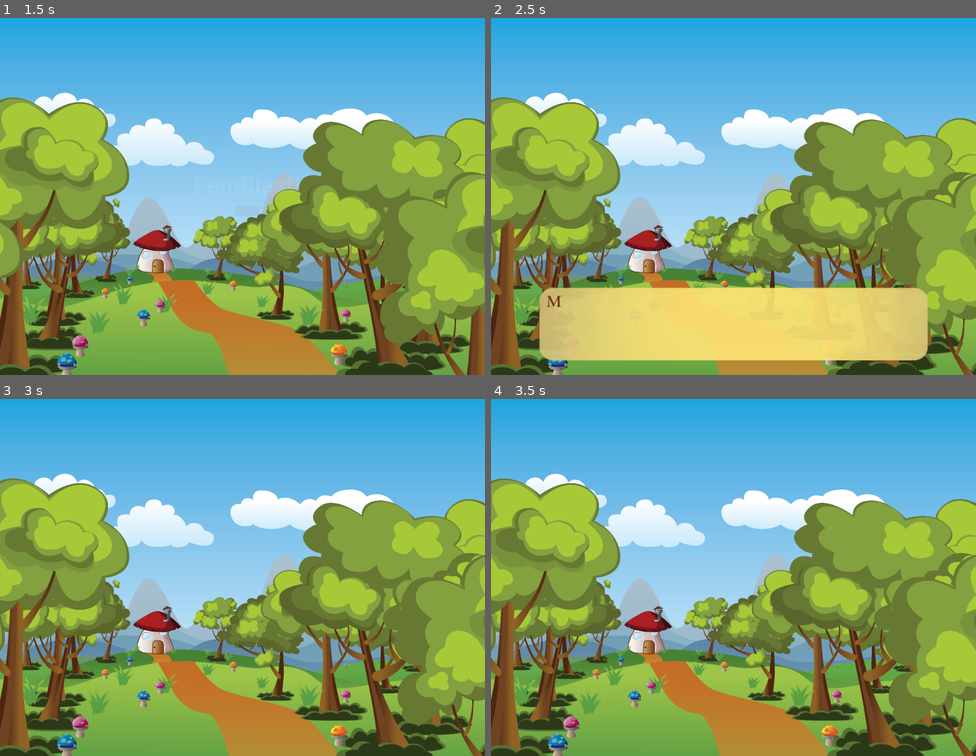
Above: before the commit, frames 1-4 (two rows, left to right).
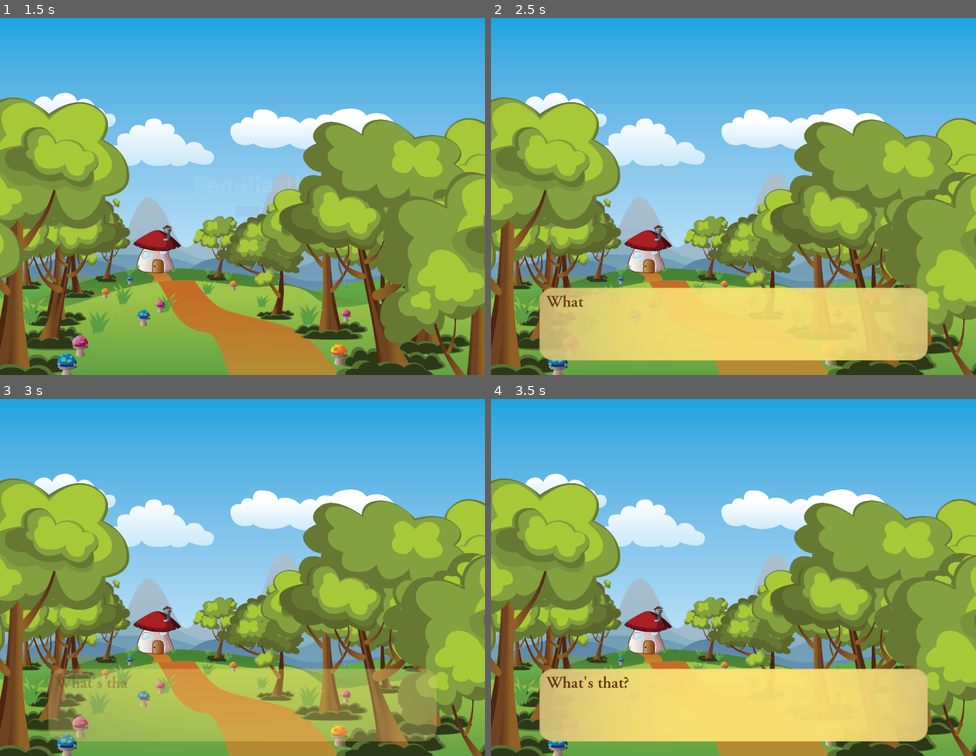
Above: after the commit, the same moments.

Repository: kleimaj/gaming-club-dev
Game: Godot game, scene res://Scenes/Cutscene/Intro.tscn
Two runs of this game, one before a commit and one after it. Both use one fixed random seed, a clock stepped at 60 frames per second and the inputs below. This scene is started directly instead of the project's main scene.
Inputs (mouse positions are in pixels of both pictures, inside the frame that each line leads up to):
- Up to frame 1 (1.5 s): click "START" at 0.5 s; click "START" at 1.25 s
- Up to frame 2 (2.5 s): tap Enter (ui_accept) at 2, 2.1, 2.27 s; move the mouse to (840, 178) at 2.02 s; hold D (forward) from 2.03 s (still down); click (840, 178) at 2.17 s
- Up to frame 3 (3 s): tap Enter (ui_accept) at 2.57 s; move the mouse to (145, 595) at 2.77 s; release D (forward) at 2.78 s; hold A (back) from 2.78 s (still down); tap Mouse wheel up (ZoomIn) at 2.85 s
- Up to frame 4 (3.5 s): keep holding A (back); tap Enter (ui_accept) at 3.02, 3.05, 3.32 s

Frame 1 is identical in both runs. In frame 2, 0.1% of the frame differs, in the area x 11-20%, y 77-81%; in frame 3, 16%; in frame 4, 16%, in the area x 9-91%, y 75-96%.

Commit message:
adds finished signal to dialogue box

Diff:
--- a/Scenes/Cutscene/Intro.gd
+++ b/Scenes/Cutscene/Intro.gd
@@ -9,6 +9,9 @@
 		'name': 'Player',
 		'content': 'What\'s that?',
 	},
+]
+
+var second_dialogue = [
 	{
 		'name': 'Cat',
 		'content': 'Meow!',
@@ -18,9 +21,11 @@
 func _on_Button_pressed():
 	$AnimationPlayer.play("FadeOutCanvas")
 
+func dialog_finished():
+	print("Finished")
 
 func _on_AnimationPlayer_animation_finished(anim_name):
-	print(anim_name)
 	if anim_name == "FadeOutCanvas":
+		$CanvasLayer/DialogueBox.connect("finished", self, "dialog_finished")
 		$CanvasLayer/DialogueBox.assign_dictionary(dialog_dics)
 		$CanvasLayer/DialogueBox.fade_in()
--- a/Scenes/Cutscene/Intro.tscn
+++ b/Scenes/Cutscene/Intro.tscn
@@ -43,6 +43,21 @@
 "transitions": PoolRealArray( 1, 1 ),
 "update": 0,
 "values": [ Color( 1, 1, 1, 0 ), Color( 1, 1, 1, 1 ) ]
+}
+
+[sub_resource type="Animation" id=7]
+resource_name = "fade-out"
+tracks/0/type = "value"
+tracks/0/path = NodePath(".:modulate")
+tracks/0/interp = 1
+tracks/0/loop_wrap = true
+tracks/0/imported = false
+tracks/0/enabled = true
+tracks/0/keys = {
+"times": PoolRealArray( 0.1, 1 ),
+"transitions": PoolRealArray( 1, 1 ),
+"update": 0,
+"values": [ Color( 1, 1, 1, 1 ), Color( 1, 1, 1, 0 ) ]
 }
 
 [sub_resource type="DynamicFont" id=4]
@@ -228,7 +243,7 @@
 }
 
 [node name="Indicator" type="Sprite" parent="CanvasLayer/DialogueBox"]
-position = Vector2( 755.986, 109.111 )
+position = Vector2( 755.986, 115.651 )
 scale = Vector2( 0.16, 0.16 )
 texture = ExtResource( 8 )
 
@@ -252,6 +267,7 @@
 
 [node name="AnimationPlayer" type="AnimationPlayer" parent="CanvasLayer/DialogueBox"]
 anims/fade-in = SubResource( 3 )
+anims/fade-out = SubResource( 7 )
 
 [node name="CenterContainer" type="VBoxContainer" parent="CanvasLayer"]
 modulate = Color( 1, 1, 1, 0.888889 )
--- a/Scripts/DialogueBox.gd
+++ b/Scripts/DialogueBox.gd
@@ -68,7 +68,7 @@
 var dialog_dics
 
 var dialog_index = 0
-var finished = false
+signal finished
 
 #func _ready():
 ##	load_dialog()
@@ -82,6 +82,8 @@
 
 func fade_in():
 	$AnimationPlayer.play("fade-in")
+func fade_out():
+	$AnimationPlayer.play("fade-out")
 
 func load_dialog():
 	$Indicator.hide()
@@ -97,7 +99,7 @@
 		$Tween.interpolate_property($RichTextLabel, "percent_visible", 0, 1, 1, Tween.TRANS_LINEAR, Tween.EASE_IN_OUT)
 		$Tween.start()
 	else:
-		queue_free()
+		fade_out()
 	dialog_index += 1
 
 
@@ -109,3 +111,5 @@
 func _on_AnimationPlayer_animation_finished(anim_name):
 	if anim_name == "fade-in":
 		load_dialog()
+	elif anim_name == "fade-out":
+		emit_signal("finished")
Not shown: 1 places in Scenes/Cutscene/Intro.tscn that only renumber resources
